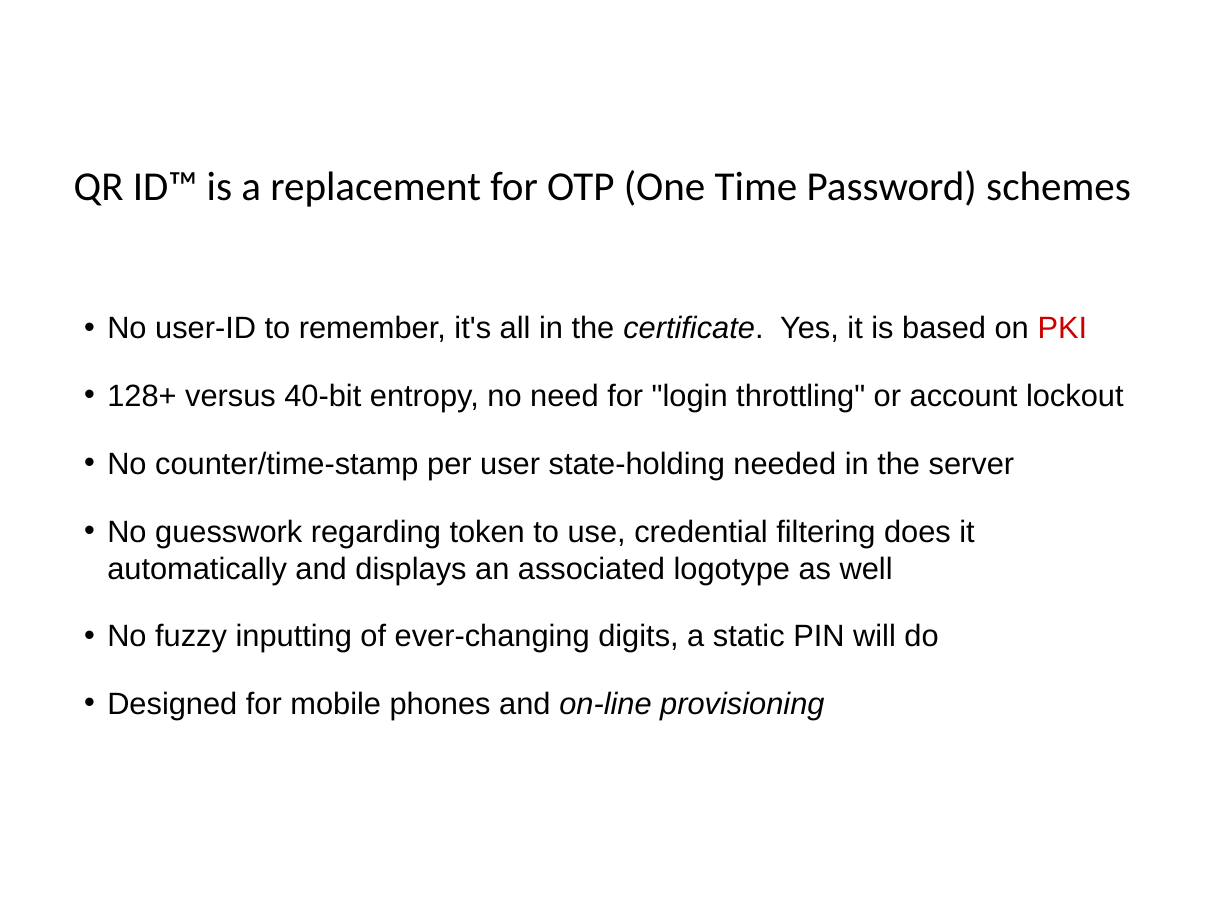
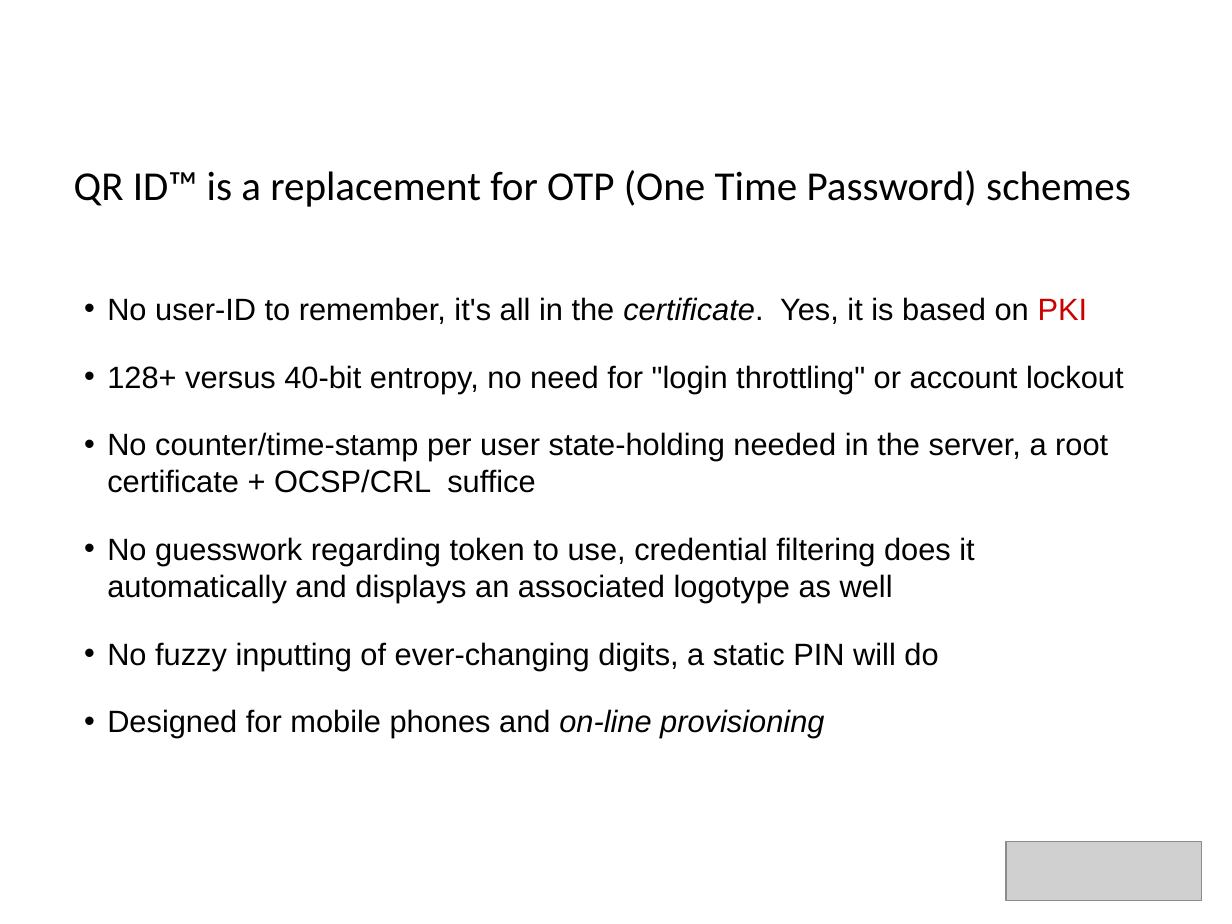
Before and after one commit to cyberphone/openkeystore.old, a slide deck: slide 1 of resources/trunk/docs/QR-ID-presentation.pptx. Drawn at 1232x924 pixels with LibreOffice and Linux fonts; fonts in the diff are those of the drawing; grey boxes stand for pictures. Boxes give left, top, right and bottom in pixels: in the first picture for what was removed or moved away, otherwise in the second. Text is boxed around its words. In the diff, an @@ line names an element or a change of style, - is before the commit and + after.

```diff
--- a/resources/trunk/docs/QR-ID-presentation.pptx
+++ b/resources/trunk/docs/QR-ID-presentation.pptx
@@ text "No user-ID to remember, it's ...": place and size @@
-text "No user-ID to remember, it's ..." at [107,315,1124,720]
+text "No user-ID to remember, it's ..." at [107,297,1124,738]
@@ text at [107,432,1108,493]: text changed @@
-• No counter/time-stamp per user state-holding needed in the server
+• No counter/time-stamp per user state-holding needed in the server, a root certificate + OCSP/CRL suffice
@@ picture added at [1007,841,1202,899] @@
```
Also in this commit, not shown: 1 other slide changed, 2 other files.
